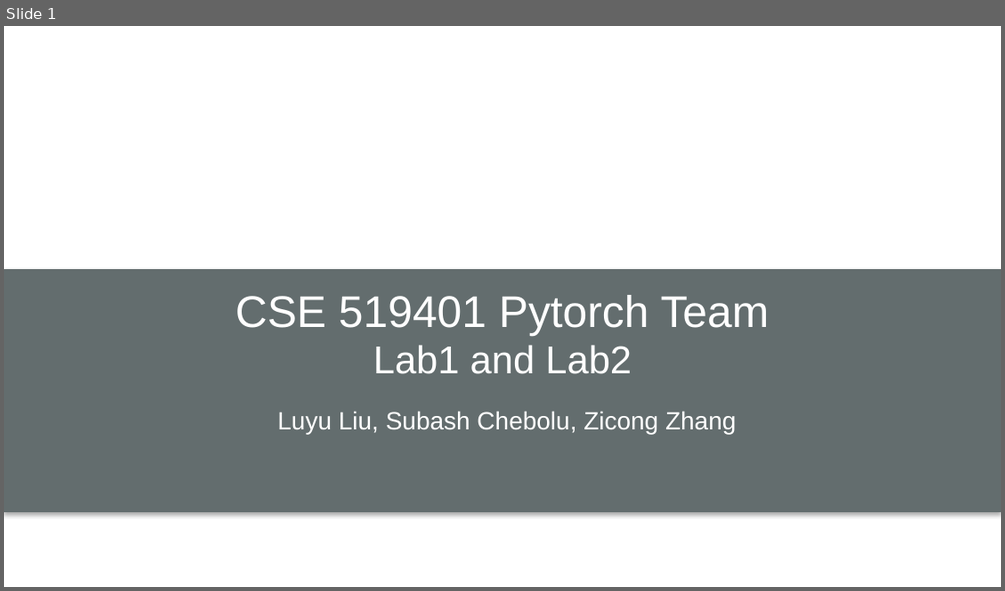
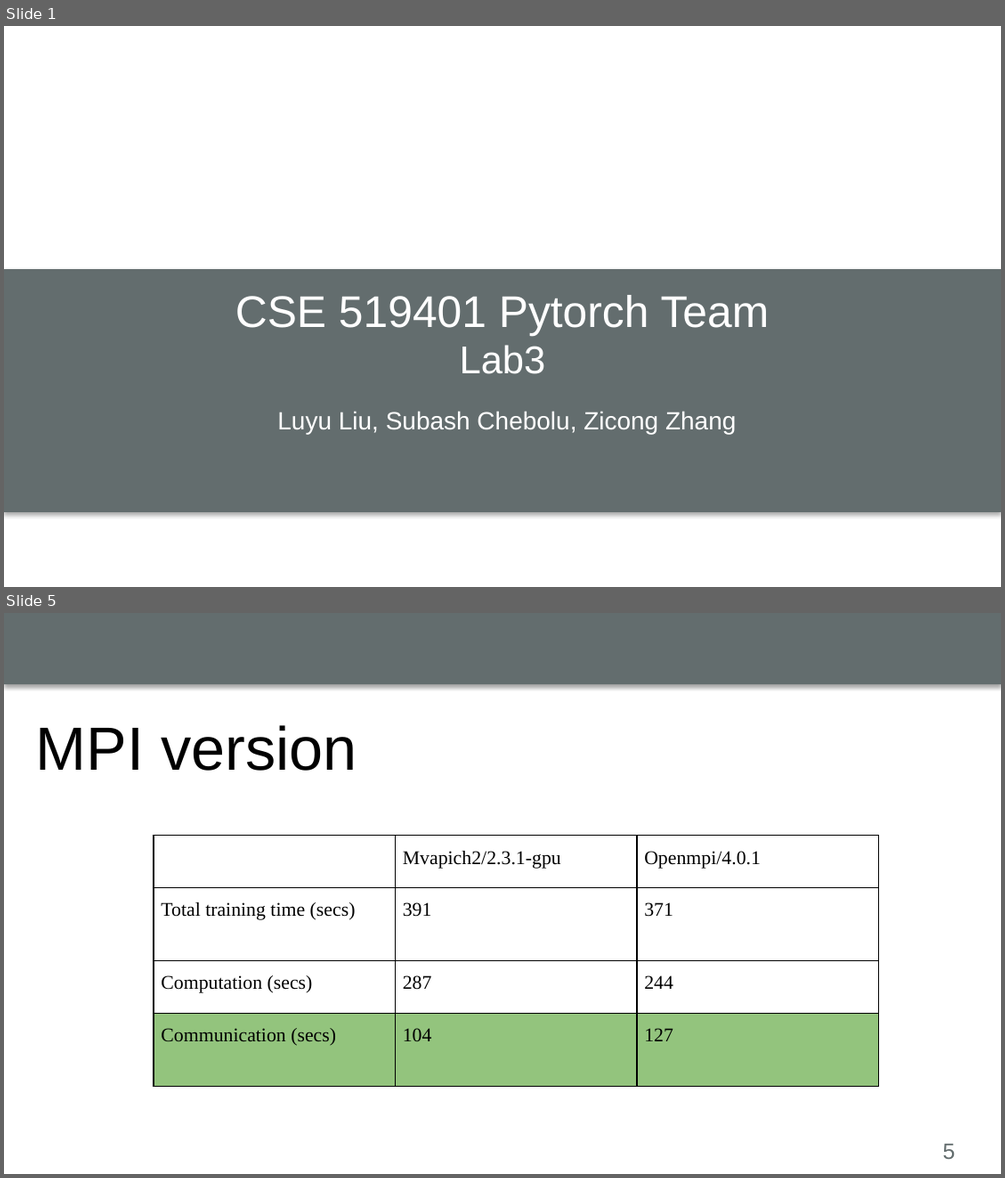
Before and after one commit to luyuliu/CSE-5194, a slide deck: labs/lab3/lab3_present.pptx. Shown one above the other, each under a label of ours: slide 1 before the commit, slides 1 and 5 after it; the slides between them are not shown. The pictures are 1005x591 and 1005x1178 pixels, drawn with LibreOffice and Linux fonts; fonts in the diff are those of the drawing; background and template pictures are left out. Boxes give left, top, right and bottom in pixels: in the first picture for what was removed or moved away, otherwise in the second. Text is boxed around its words. In the diff, an @@ line names an element or a change of style, - is before the commit and + after.

```diff
--- a/labs/lab3/lab3_present.pptx
+++ b/labs/lab3/lab3_present.pptx
@@ slide 5 added at <box>4,613,1001,1174</box>, background #FFFFFF @@
@@ rectangle added at <box>4,613,1001,685</box>, fill #636D6E @@
@@ title added at <box>36,725,357,771</box>, 44 pt, text #000000 @@
+MPI version
@@ table added at <box>154,835,877,1162</box>, 4 rows, 3 columns @@
+ | Mvapich2/2.3.1-gpu | Openmpi/4.0.1
+Total training time (secs) | 391 | 371
+Computation (secs) | 287 | 244
+Communication (secs) | 104 | 127
@@ page number added at <box>943,1143,955,1159</box>, 16 pt, text #636D6E @@
+5
@@ slide 1 changed as well @@
@@ text at <box>460,345,546,374</box>: text changed @@
-Lab1 and Lab2
+Lab3
```
Also in this commit, not shown: 3 other slides added, 4 slides removed.
